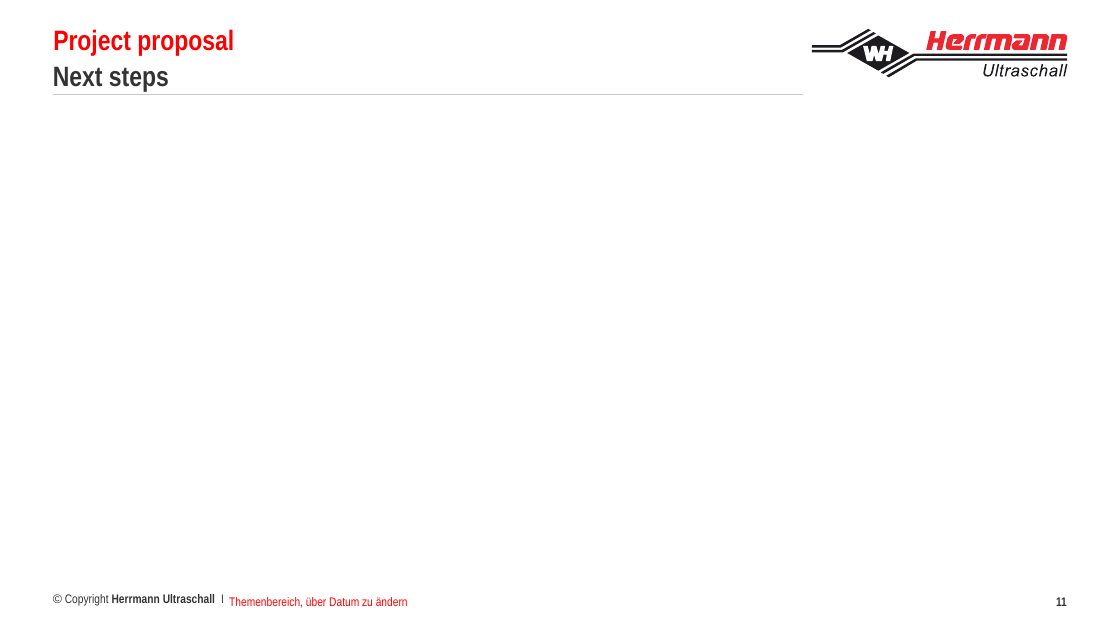
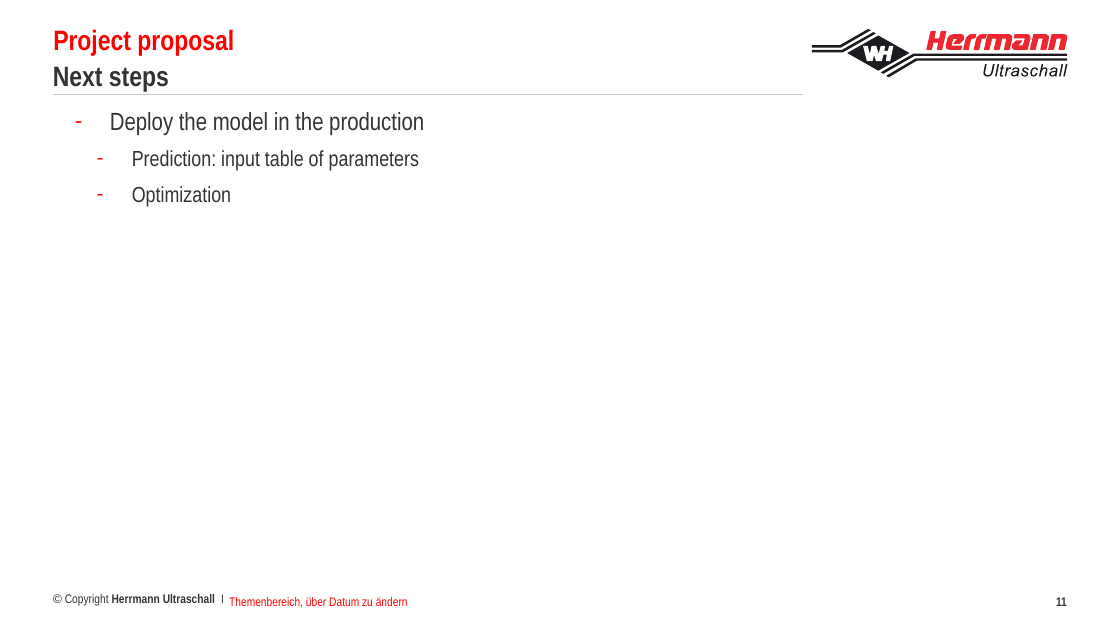
Before and after one commit to francoisbrouet/sep24_cds_int_us-welding, a slide deck: slide 11 of defense/Project defense Francois Brouet.pptx. Drawn at 1120x630 pixels with LibreOffice and Linux fonts; fonts in the diff are those of the drawing; background and template pictures are left out. Boxes give left, top, right and bottom in pixels: in the first picture for what was removed or moved away, otherwise in the second. Text is boxed around its words. In the diff, an @@ line names an element or a change of style, - is before the commit and + after.

```diff
--- a/defense/Project defense Francois Brouet.pptx
+++ b/defense/Project defense Francois Brouet.pptx
@@ text added at (110,112,424,207), 14 pt, text #333333 @@
+  – Deploy the model in the production
+    – Prediction: input table of parameters
+    – Optimization
```
Also in this commit, not shown: 1 other slide changed, 1 other file.
